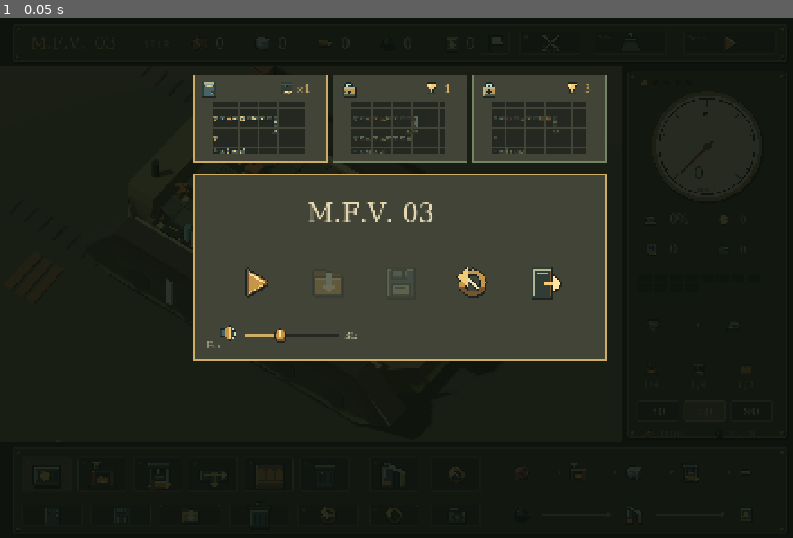
Above: before the commit, frame 1.
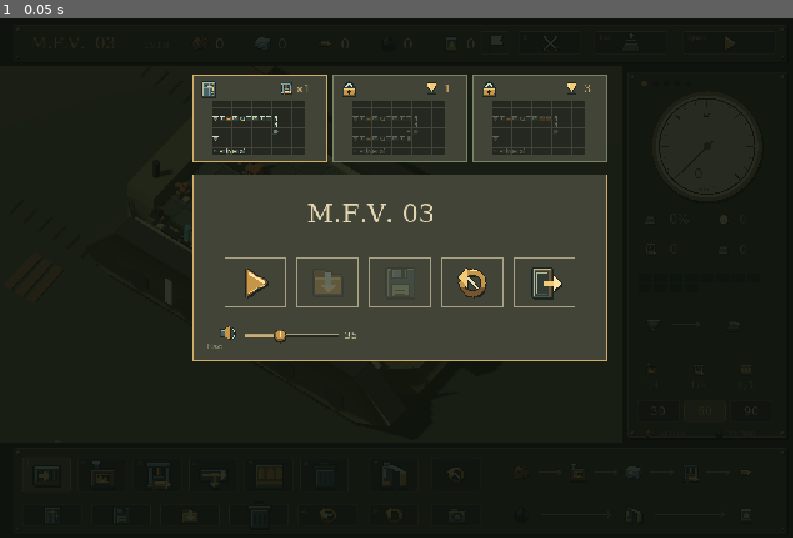
Above: after the commit, the same moment.

Repository: dicenull/last-supply-line
Game: Godot game, scene res://main.tscn
Same seed, same stepped clock (60 frames per second), same inputs: the game is played once before the commit and once after it.
Inputs:
- Up to frame 1 (0.05 s): no input

The runs differ from the first frame. In frame 1, 2.5% of the frame differs, in the area x 4-96%, y 2-97%.

Commit message:
Enforce usable window size and verify scaled interaction

Diff:
--- a/project.godot
+++ b/project.godot
@@ -23,6 +23,7 @@
 window/size/viewport_width=1440
 window/size/viewport_height=940
 window/stretch/mode="canvas_items"
+window/stretch/aspect="keep"
 
 [rendering]
 
--- a/scripts/factory_view.gd
+++ b/scripts/factory_view.gd
@@ -61,6 +61,7 @@
 var last_message = ""
 
 func _ready():
+	get_window().min_size = Vector2i(960,628)
 	history.load_file(history_path)
 	get_tree().auto_accept_quit = false
 	factory.finite_resources = true
--- a/scripts/run_menu.gd
+++ b/scripts/run_menu.gd
@@ -95,7 +95,7 @@
 	var kinds = ["play","load","save","reset","exit"]
 	for i in range(kinds.size()):
 		var at = Vector2(405+i*130,434)
-		draw_rect(Rect2(at,Vector2(110,88)),Color("a7a084"),false,1)
+		draw_rect(Rect2(at,Vector2(110,88)),Color("a7a084"),false,2)
 		var tint = Color(1,1,1,0.25) if actions[i].disabled else Color.WHITE
 		draw_texture_rect(game.pixel_icons.texture(kinds[i]),Rect2(at+Vector2(23,12),Vector2(64,64)),false,tint)
 	draw_texture_rect(game.pixel_icons.texture("mute" if game.sound.volume == 0 else "sound"),Rect2(394,552,32,32),false)
--- /dev/null
+++ b/tests/window_test.gd
@@ -0,0 +1,76 @@
+extends SceneTree
+const Fixture = preload("res://tests/profile_fixture.gd")
+var game
+var checks = 0
+var failures = 0
+func _initialize(): call_deferred("run")
+func _finalize(): Fixture.clean("window_test")
+func check(ok: bool, label: String):
+	checks += 1
+	if ok: print("PASS window: ",label)
+	else:
+		failures += 1
+		push_error(label)
+func click_logical(pos: Vector2):
+	var event = InputEventMouseButton.new()
+	event.position = root.get_final_transform()*pos
+	event.button_index = MOUSE_BUTTON_LEFT
+	event.pressed = true
+	root.push_input(event,false)
+	await process_frame
+	event = event.duplicate()
+	event.pressed = false
+	root.push_input(event,false)
+	await process_frame
+func key(code: int):
+	var event = InputEventKey.new()
+	event.keycode = code
+	event.pressed = true
+	root.push_input(event)
+	await process_frame
+func run():
+	game = load("res://main.tscn").instantiate()
+	Fixture.assign(game,"window_test")
+	root.add_child(game)
+	game.set_process(false)
+	for dimensions in [Vector2i(960,628),Vector2i(1440,940),Vector2i(1280,720),Vector2i(1024,768),Vector2i(1920,1080)]:
+		root.size = dimensions
+		await process_frame
+		await process_frame
+		print("WINDOW GEOMETRY: ",dimensions," actual=",root.size," minimum=",root.min_size," transform=",root.get_final_transform())
+		check(root.size == dimensions,"requested native window size is active "+str(dimensions))
+		var stretch = root.get_final_transform()
+		check(absf(stretch.x.length()-minf(float(root.size.x)/1440,float(root.size.y)/940))*1440 <= 1.01 and absf(stretch.y.length()-minf(float(root.size.x)/1440,float(root.size.y)/940))*940 <= 1.01,"aspect is preserved within one framebuffer pixel "+str(dimensions))
+		game.open_menu(true)
+		await click_logical(Vector2(460,478))
+		check(not game.menu.visible,"scaled title play click "+str(dimensions))
+		game.toggle_battle()
+		if game.battle_mode: game.toggle_battle()
+		var target = Vector2i(6,6)
+		game.factory.edit(target,"erase",0)
+		game.selected = "belt"
+		var point = game.WORLD_RECT.position+game.world.camera.unproject_position(game.world.cell_position(target))
+		await click_logical(point)
+		check(game.factory.cells.has(target),"scaled 3D floor placement "+str(dimensions))
+		await key(KEY_TAB)
+		check(game.world.roof_closed,"Tab closes armor "+str(dimensions))
+		game.factory.edit(target,"erase",0)
+		await click_logical(point)
+		check(not game.factory.cells.has(target),"closed roof prevents hidden edits "+str(dimensions))
+		await key(KEY_TAB)
+		await click_logical(Vector2(990,45))
+		check(game.battle_mode,"scaled B-view icon click "+str(dimensions))
+		await key(KEY_ESCAPE)
+		check(game.menu.visible,"Esc menu works after resize "+str(dimensions))
+		game.queue_redraw()
+		await RenderingServer.frame_post_draw
+		root.get_texture().get_image().save_png("res://preview-window-%d-%d.png" % [dimensions.x,dimensions.y])
+		game.close_menu()
+		game.reset_battle()
+		game._process(0)
+	root.size = Vector2i(600,400)
+	await process_frame
+	await process_frame
+	check(root.size.x >= 960 and root.size.y >= 628,"native window enforces usable minimum size")
+	print("WINDOW RESULT: ",checks," checks, ",failures," failures")
+	quit(1 if failures else 0)
Not shown, added: tests/window_test.gd.uid
